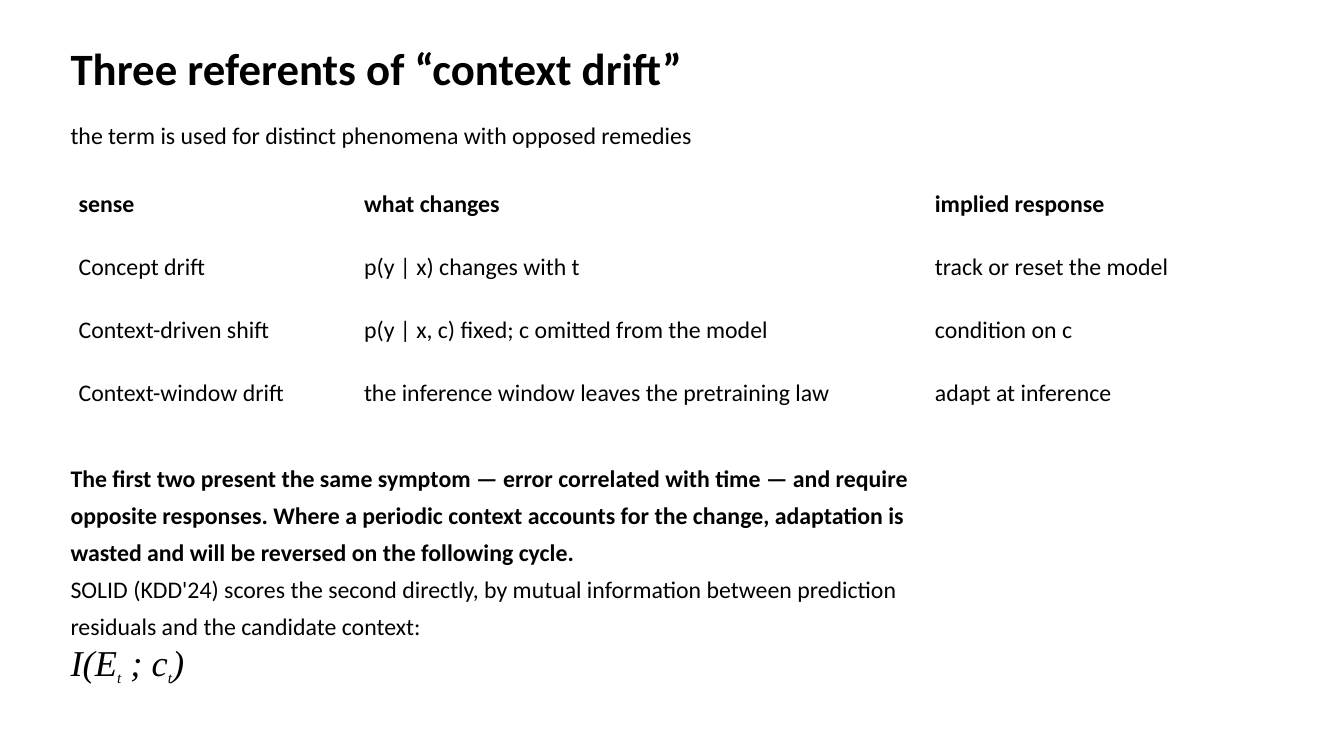
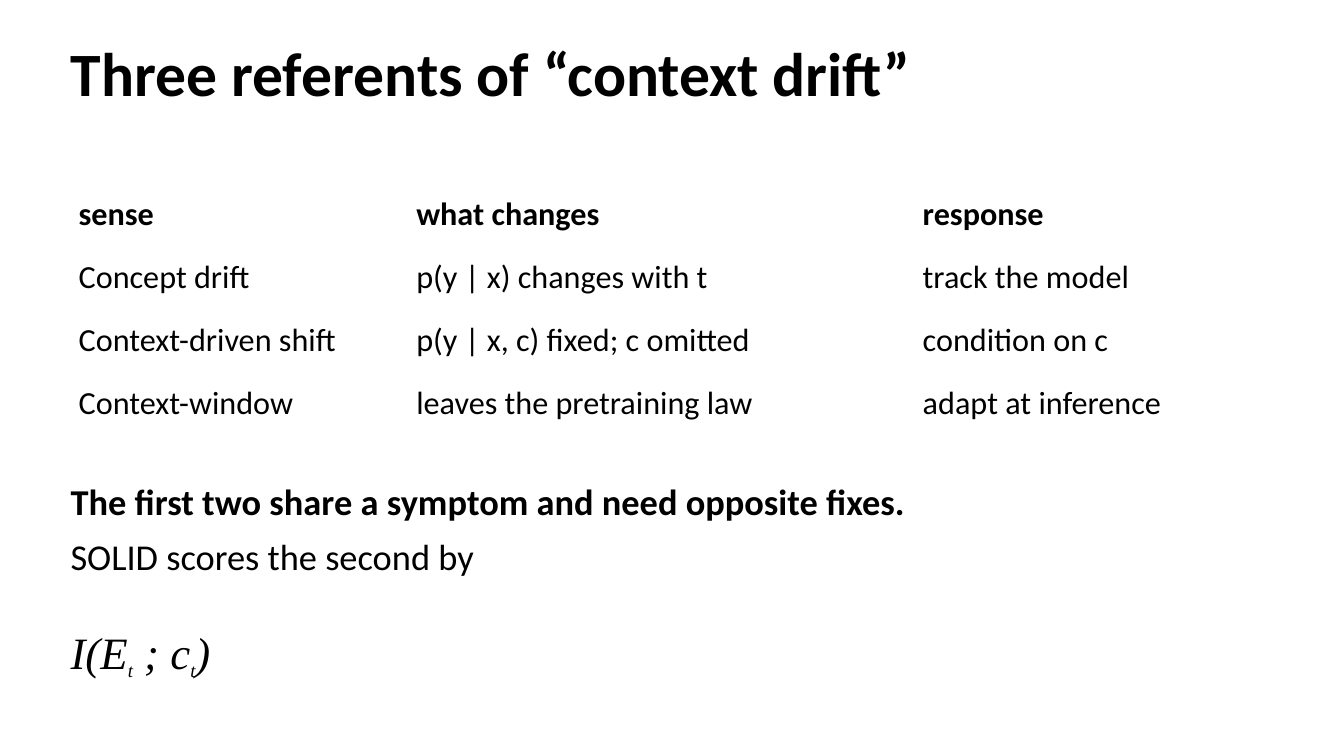
Before and after one commit to phuong0111/time-series-research, a slide deck: slide 7 of data-drift/seminar.pptx. Drawn at 1344x756 pixels with LibreOffice and Linux fonts; fonts in the diff are those of the drawing. Boxes give left, top, right and bottom in pixels: in the first picture for what was removed or moved away, otherwise in the second. Text is boxed around its words. In the diff, an @@ line names an element or a change of style, - is before the commit and + after.

```diff
--- a/data-drift/seminar.pptx
+++ b/data-drift/seminar.pptx
@@ text "Three referents of “context drift”" at [71,50,911,97]: size 32 to 44 pt @@
@@ text removed at [71,127,691,148] @@
-the term is used for distinct phenomena with opposed remedies
@@ table at [71,192,1273,444] @@
-row 1, column 3: implied response
+row 1, column 3: response
-row 2, column 3: track or reset the model
+row 2, column 3: track the model
-row 3, column 2: p(y | x, c) fixed; c omitted from the model
+row 3, column 2: p(y | x, c) fixed; c omitted
-row 4, column 1: Context-window drift
+row 4, column 1: Context-window
-row 4, column 2: the inference window leaves the pretraining law
+row 4, column 2: leaves the pretraining law
@@ size 17 to 23 pt in "sense", "what changes", "Concept drift", "p(y | x) changes with t" and 3 more places @@
@@ table: place and size @@
-table at [71,187,1273,439]
+table at [71,192,1273,444]
@@ text at [71,489,905,576]: text changed; size 17 to 26 pt @@
-The first two present the same symptom — error correlated with time — and require
-opposite responses. Where a periodic context accounts for the change, adaptation is
-wasted and will be reversed on the following cycle.
-SOLID (KDD'24) scores the second directly, by mutual information between prediction
-residuals and the candidate context:
+The first two share a symptom and need opposite fixes.
+SOLID scores the second by
@@ text "I(Et ; ct)": place and size @@
-text "I(Et ; ct)" at [71,651,117,683]
+text "I(Et ; ct)" at [71,638,128,678]
@@ text "I(Et ; ct)" at [71,638,128,678]: size 26 to 32 pt in "I(Et ; ct)"; size 18.7 to 23 pt in "I(Et ct)" @@
```
Also in this commit, not shown: 26 other slides changed, 1 other file.
